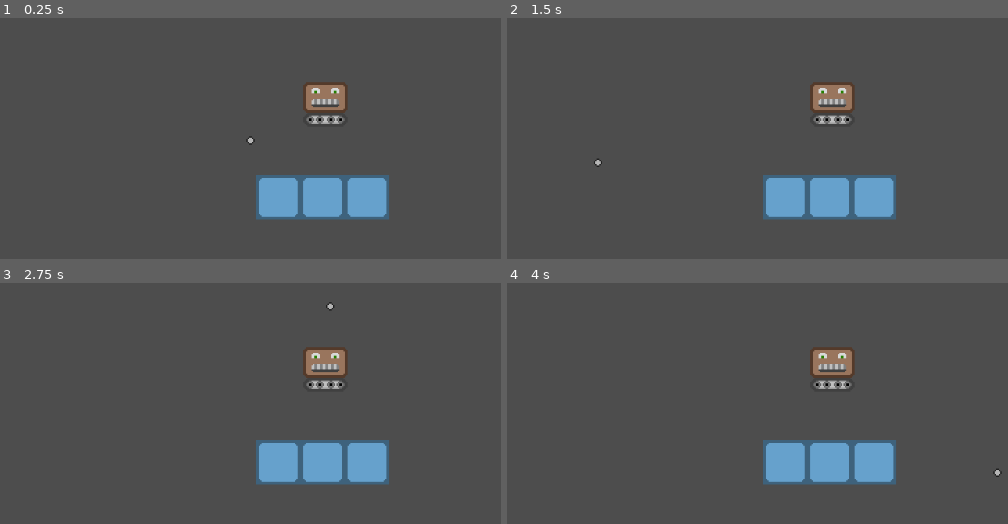
Above: before the commit, frames 1-4 (two rows, left to right).
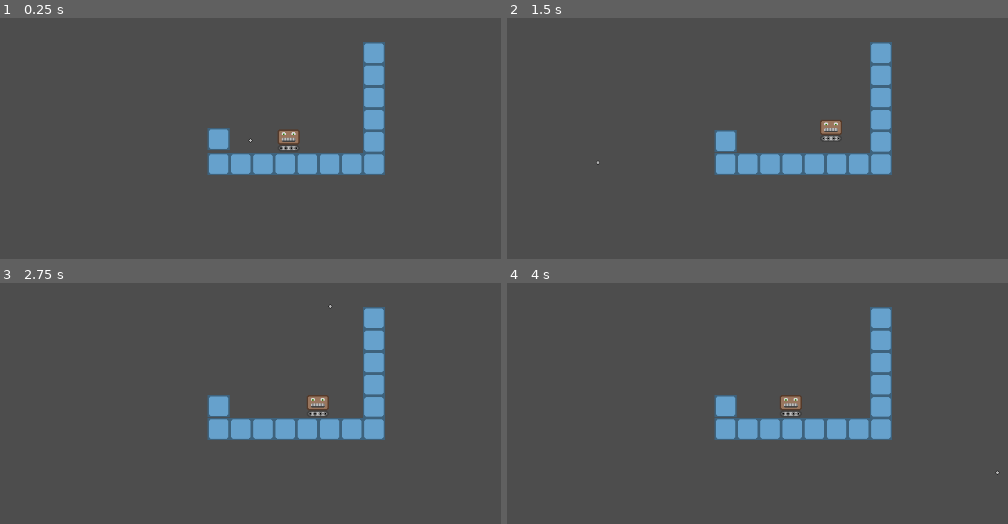
Above: after the commit, the same moments.

Repository: krotomo/glue-gun-game
Game: Godot game, scene res://scenes/main.tscn
Same seed, same stepped clock (60 frames per second), same inputs: the game is played once before the commit and once after it.
Inputs (mouse positions are in pixels of both pictures, inside the frame that each line leads up to):
- Up to frame 1 (0.25 s): no input
- Up to frame 2 (1.5 s): move the mouse to (932, 119) at 0.52 s; hold D (move_right) 0.53-1.28 s; tap Space (jump) at 0.6, 0.77, 1.07 s; move the mouse to (597, 162) at 1.27 s; hold A (move_left) from 1.28 s (still down); click (597, 162) at 1.35 s
- Up to frame 3 (2.75 s): tap Space (jump) at 1.52, 1.55, 1.82, 2.1 s; tap Enter at 2 s; move the mouse to (330, 307) at 2.02 s; release A (move_left) at 2.03 s; hold D (move_right) from 2.03 s (still down)
- Up to frame 4 (4 s): move the mouse to (717, 495) at 2.77 s; click (717, 495) at 2.85 s; tap Space (jump) at 3.02, 3.05, 3.32, 3.6, 3.77 s; move the mouse to (997, 473) at 3.52 s; release D (move_right) at 3.53 s; hold A (move_left) from 3.53 s (still down)

The runs differ from the first frame. In frame 1, 12% of the frame differs, in the area x 41-78%, y 9-84%; in frame 2, 12%; in frame 3, 12%; in frame 4, 12%.

Commit message:
movement code

Diff:
--- a/scenes/main.tscn
+++ b/scenes/main.tscn
@@ -12,7 +12,6 @@
 
 [node name="Camera2D" type="Camera2D" parent="."]
 position = Vector2(-44, -8)
-zoom = Vector2(2, 2)
 script = ExtResource("3_51dll")
 
 [node name="Cursor" type="Sprite2D" parent="Camera2D"]
@@ -22,14 +21,48 @@
 texture = ExtResource("1_u7vuo")
 region_rect = Rect2(0, 0, 7, 7)
 
+[node name="Robobo" parent="." instance=ExtResource("5_6w1vh")]
+position = Vector2(11, -41)
+
 [node name="Block" parent="." instance=ExtResource("4_vet7f")]
-position = Vector2(-24, 33)
+position = Vector2(-26, 26)
 
 [node name="Block2" parent="." instance=ExtResource("4_vet7f")]
-position = Vector2(8, 33)
+position = Vector2(6, 26)
 
 [node name="Block3" parent="." instance=ExtResource("4_vet7f")]
-position = Vector2(40, 33)
+position = Vector2(38, 26)
 
-[node name="Robobo" parent="." instance=ExtResource("5_6w1vh")]
-position = Vector2(10, -34)
+[node name="Block4" parent="." instance=ExtResource("4_vet7f")]
+position = Vector2(70, 26)
+
+[node name="Block5" parent="." instance=ExtResource("4_vet7f")]
+position = Vector2(102, 26)
+
+[node name="Block6" parent="." instance=ExtResource("4_vet7f")]
+position = Vector2(134, 26)
+
+[node name="Block7" parent="." instance=ExtResource("4_vet7f")]
+position = Vector2(134, -6)
+
+[node name="Block8" parent="." instance=ExtResource("4_vet7f")]
+position = Vector2(134, -38)
+
+[node name="Block9" parent="." instance=ExtResource("4_vet7f")]
+position = Vector2(134, -70)
+
+[node name="Block10" parent="." instance=ExtResource("4_vet7f")]
+position = Vector2(134, -102)
+
+[node name="Block11" parent="." instance=ExtResource("4_vet7f")]
+position = Vector2(134, -134)
+
+[node name="Block12" parent="." instance=ExtResource("4_vet7f")]
+position = Vector2(-58, 26)
+
+[node name="Block13" parent="." instance=ExtResource("4_vet7f")]
+position = Vector2(-90, 26)
+
+[node name="Block14" parent="." instance=ExtResource("4_vet7f")]
+position = Vector2(-90, -43)
+type = 1
--- a/scripts/block.gd
+++ b/scripts/block.gd
@@ -9,10 +9,10 @@
 @onready var down = $Down
 @onready var id = Game.block_id()
 const SIZE = 32
-var remainder : Vector2 = Vector2.ZERO
 
 
 func _ready():
+	print("Block ready")
 	left.create_connection.connect(on_create_connection)
 	right.create_connection.connect(on_create_connection)
 	up.create_connection.connect(on_create_connection)
--- a/scripts/block_group.gd
+++ b/scripts/block_group.gd
@@ -4,16 +4,61 @@
 enum Type { PLAYER, SOLID, WALL }
 
 const GRAVITY = 1000
-const ACCELERATION = 1000
-const MAX_SPEED = 100
-const JUMP_SPEED = 200
+const ACCELERATION = 2500
+const MAX_SPEED = 250
+const JUMP_SPEED = 450
 
 var blocks = []
-var type = Type.SOLID
 var velocity : Vector2 = Vector2.ZERO
+var remainder : Vector2 = Vector2.ZERO
 
 
-func _calculate_type() -> Type:
+func process(delta: float):
+	if get_type() == Type.WALL:
+		return
+	velocity.y += GRAVITY * delta
+	if get_type() == Type.PLAYER:
+		if Input.is_action_pressed("move_right"):
+			velocity.x = move_toward(velocity.x, MAX_SPEED, ACCELERATION * delta)
+		elif Input.is_action_pressed("move_left"):
+			velocity.x = move_toward(velocity.x, -MAX_SPEED, ACCELERATION * delta)
+		else:
+			velocity.x = move_toward(velocity.x, 0, ACCELERATION * delta)
+
+		if Input.is_action_just_pressed("jump") and Game.reference_node.collision_check(self, Vector2(0, 1)):
+			velocity.y = -JUMP_SPEED
+	elif get_type() == Type.SOLID:
+		velocity.x = move_toward(velocity.x, 0, ACCELERATION * delta)
+	move_x(velocity.x * delta)
+	move_y(velocity.y * delta)
+
+func move_x(delta: float):
+	var amount = delta + remainder.x
+	var move = floor(abs(amount))
+	remainder.x = amount - (move * sign(amount))
+	while move > 0:
+		if Game.reference_node.collision_check(self, Vector2(sign(amount), 0)):
+			velocity.x = 0
+			break
+		move -= 1
+		for block in blocks:
+			block.global_position.x += sign(amount)
+
+
+func move_y(delta: float):
+	var amount = delta + remainder.y
+	var move = floor(abs(amount))
+	remainder.y = amount - (move * sign(amount))
+	while move > 0:
+		if Game.reference_node.collision_check(self, Vector2(0, sign(amount))):
+			velocity.y = 0
+			break
+		move -= 1
+		for block in blocks:
+			block.global_position.y += sign(amount)
+
+
+func get_type() -> Type:
 	var has_wall = false
 	var has_player = false
 
@@ -35,4 +80,3 @@
 func merge(other: BlockGroup):
 	for block in other.blocks:
 		blocks.append(block)
-	type = _calculate_type()
--- a/scripts/main.gd
+++ b/scripts/main.gd
@@ -5,6 +5,7 @@
 
 # Called when the node enters the scene tree for the first time.
 func _ready():
+	print("Main ready")
 	Game.reference_node = self
 	var block_list = get_tree().get_nodes_in_group("block")
 	for block in block_list:
@@ -14,20 +15,24 @@
 
 
 func _physics_process(delta):
-	pass
+	for group in block_groups:
+		group.process(delta)
 
 
-func collision_check(block_group_a: BlockGroup, block_group_b: BlockGroup, offset: Vector2):
+func collision_check(block_group_a: BlockGroup, offset: Vector2):
 	for block_a in block_group_a.blocks:
-		for block_b in block_group_b.blocks:
-			var new_position = block_a.position + offset
-			if (
-				new_position.x + Block.SIZE / 2 >= block_b.position.x - Block.SIZE / 2 and
-				new_position.x - Block.SIZE / 2 <= block_b.position.x + Block.SIZE / 2 and
-				new_position.y + Block.SIZE / 2 >= block_b.position.y - Block.SIZE / 2 and
-				new_position.y - Block.SIZE / 2 <= block_b.position.y + Block.SIZE / 2
-			):
-				return true
+		for group in block_groups:
+			if group == block_group_a:
+				continue
+			for block_b in group.blocks:
+				var new_position = block_a.global_position + offset
+				if (
+					new_position.x + Block.SIZE / 2 >= block_b.global_position.x - Block.SIZE / 2 and
+					new_position.x - Block.SIZE / 2 <= block_b.global_position.x + Block.SIZE / 2 and
+					new_position.y + Block.SIZE / 2 >= block_b.global_position.y - Block.SIZE / 2 and
+					new_position.y - Block.SIZE / 2 <= block_b.global_position.y + Block.SIZE / 2
+				):
+					return true
 	return false
 
 
@@ -46,8 +51,12 @@
 	var block_group_a = get_block_group(block_a)
 	var block_group_b = get_block_group(block_b)
 	if block_group_a != block_group_b:
+		print("Merged block groups:")
+		print("- Group A blocks: ", block_group_a.blocks)
+		print("- Group B blocks: ", block_group_b.blocks)
 		block_group_a.merge(block_group_b)
 		block_groups.erase(block_group_b)
+		print("- Resulting merged group: ", block_group_a.blocks)
 	connector_a.other = connector_b
 	connector_b.other = connector_a
 	connector_a.state = Connector.States.CONNECTED
@@ -82,9 +91,13 @@
 
 	# If block_b is not in connected blocks, create new group
 	if block_b not in visited:
+		print("Split into separate block groups:")
+		print("- Original group: ", block_group.blocks)
 		var new_group = BlockGroup.new()
 		for block in block_group.blocks:
 			if block not in visited:
 				new_group.blocks.append(block)
 				block_group.blocks.erase(block)
 		block_groups.append(new_group)
+		print("- Group 1 after split: ", block_group.blocks)
+		print("- Group 2 after split: ", new_group.blocks)
